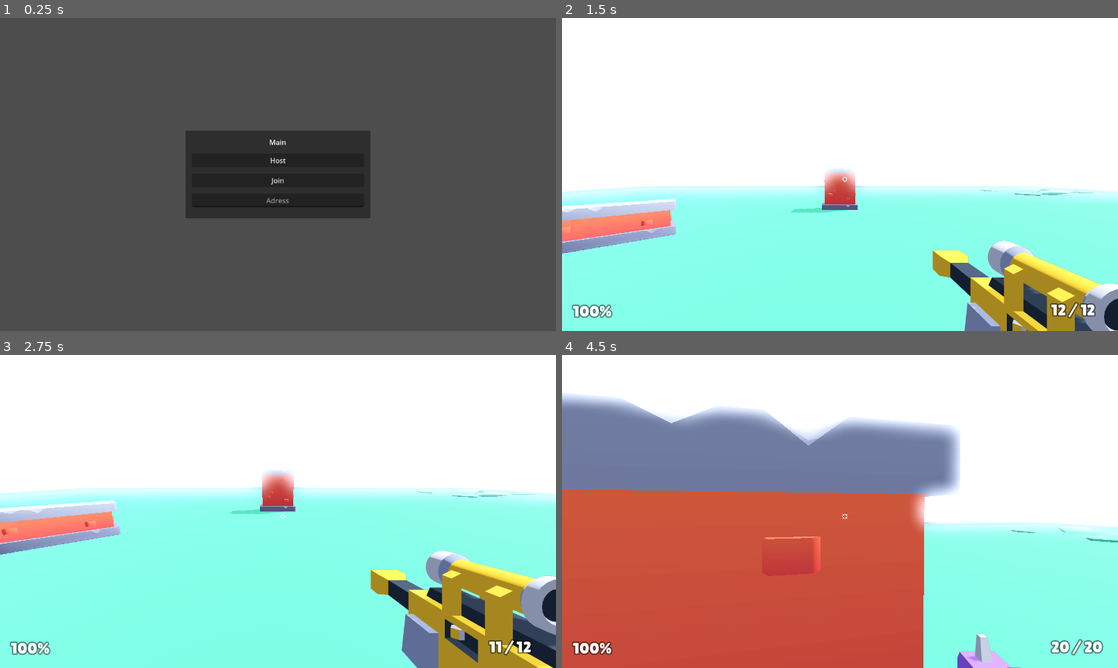
Above: before the commit, frames 1-4 (two rows, left to right).
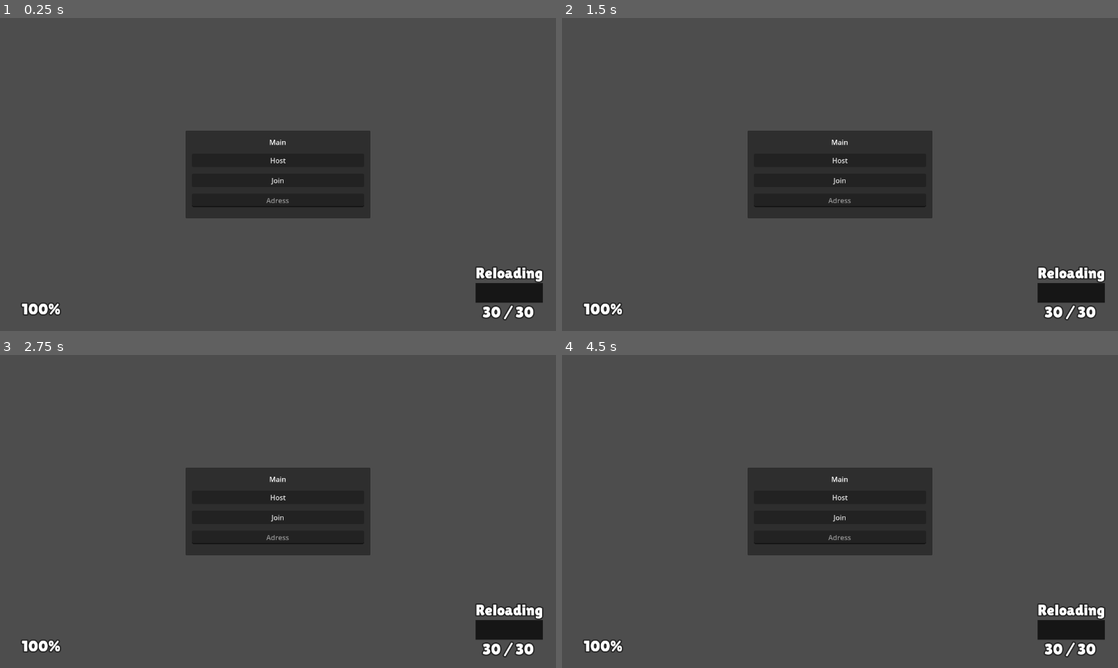
Above: after the commit, the same moments.

Repository: maidangkhanh/Blasher
Game: Godot game, scene res://scenes/main.tscn
Same seed, same stepped clock (60 frames per second), same inputs: the game is played once before the commit and once after it.
Inputs (mouse positions are in pixels of both pictures, inside the frame that each line leads up to):
- Up to frame 1 (0.25 s): no input
- Up to frame 2 (1.5 s): click (840, 199) at 0.52 s; type "12" at 0.6 s; click "Host" at 1.25 s
- Up to frame 3 (2.75 s): click (278, 517) at 2 s, where only the run after the commit has a clickable "Join"
- Up to frame 4 (4.5 s): tap Enter at 2.75 s; move the mouse to (867, 511) at 2.77 s; hold W (move_forward) from 2.78 s (still down); click (867, 511) at 2.85 s; tap Space (jump) at 3.02, 3.77 s; move the mouse to (812, 511) at 3.52 s; tap Tab (scoreboard) at 3.6 s; move the mouse to (851, 505) at 4.27 s; tap E (weapon_toggle) at 4.35 s

The runs differ from the first frame. In frame 1, 1.6% of the frame differs, in the area x 3-98%, y 79-97%; in frame 2, 100%; in frame 3, 100%; in frame 4, 100%, in the area x 0-100%, y 0-100%.
Error before the commit: Assertion failed: UPNP Discover Failed! Error 24 (res://scenes/main.gd:61)

Commit message:
Add game Icon and fix gun crosshair

Diff:
--- a/Starter-Kit-FPS-44334edba0bd0d6efa00fbe5c6fe5b5813655302/project.godot
+++ b/Starter-Kit-FPS-44334edba0bd0d6efa00fbe5c6fe5b5813655302/project.godot
@@ -14,9 +14,9 @@
 config/tags=PackedStringArray("starterkit")
 run/main_scene="res://scenes/main.tscn"
 config/features=PackedStringArray("4.1", "Forward Plus")
-boot_splash/bg_color=Color(0.92549, 0.92549, 0.960784, 1)
-boot_splash/image="res://splash-screen.png"
-config/icon="res://icon.png"
+boot_splash/bg_color=Color(0.194349, 0.194349, 0.194349, 0.352941)
+boot_splash/image="res://blaster_icon.png"
+config/icon="res://blaster_icon.png"
 
 [autoload]
 
--- a/Starter-Kit-FPS-44334edba0bd0d6efa00fbe5c6fe5b5813655302/scenes/main.tscn
+++ b/Starter-Kit-FPS-44334edba0bd0d6efa00fbe5c6fe5b5813655302/scenes/main.tscn
@@ -75,95 +75,104 @@
 alignment = 1
 
 [node name="HUD" type="Control" parent="CanvasLayer"]
-visible = false
 layout_mode = 3
-anchors_preset = 0
-offset_right = 40.0
-offset_bottom = 40.0
+anchors_preset = 15
+anchor_right = 1.0
+anchor_bottom = 1.0
+grow_horizontal = 2
+grow_vertical = 2
+size_flags_horizontal = 3
+size_flags_vertical = 3
 script = ExtResource("2_hgkro")
 
 [node name="Health" type="Label" parent="CanvasLayer/HUD"]
+layout_mode = 1
+anchors_preset = 2
+anchor_top = 1.0
+anchor_bottom = 1.0
+offset_left = 50.0
+offset_top = -75.0
+offset_right = 140.0
+offset_bottom = -30.0
+grow_vertical = 0
+size_flags_horizontal = 0
+size_flags_vertical = 8
+text = "100%"
+label_settings = SubResource("LabelSettings_hjpmg")
+vertical_alignment = 2
+
+[node name="Crosshair" type="TextureRect" parent="CanvasLayer/HUD"]
 layout_mode = 1
 anchors_preset = 8
 anchor_left = 0.5
 anchor_top = 0.5
 anchor_right = 0.5
 anchor_bottom = 0.5
-offset_left = 5.0
-offset_top = 630.0
-offset_right = 95.0
-offset_bottom = 675.0
-grow_horizontal = 2
-grow_vertical = 2
-size_flags_horizontal = 0
-size_flags_vertical = 8
-text = "100%"
-label_settings = SubResource("LabelSettings_hjpmg")
-vertical_alignment = 2
-
-[node name="Crosshair" type="TextureRect" parent="CanvasLayer/HUD"]
-layout_mode = 0
-offset_left = 640.0
-offset_top = 360.0
-offset_right = 640.0
-offset_bottom = 360.0
+offset_left = -20.0
+offset_top = -20.0
+offset_right = 20.0
+offset_bottom = 20.0
+grow_horizontal = 2
+grow_vertical = 2
 scale = Vector2(0.35, 0.35)
+pivot_offset = Vector2(64, 64)
 size_flags_horizontal = 4
 size_flags_vertical = 4
 
 [node name="Gun HUD" type="Control" parent="CanvasLayer/HUD"]
-anchors_preset = 0
-offset_right = 40.0
-offset_bottom = 40.0
+layout_mode = 1
+anchors_preset = 15
+anchor_right = 1.0
+anchor_bottom = 1.0
+grow_horizontal = 2
+grow_vertical = 2
 
 [node name="ReloadingText" type="Label" parent="CanvasLayer/HUD/Gun HUD"]
-visible = false
-layout_mode = 1
-anchors_preset = 8
-anchor_left = 0.5
-anchor_top = 0.5
-anchor_right = 0.5
-anchor_bottom = 0.5
-offset_left = 1088.0
-offset_top = 530.0
-offset_right = 1243.0
-offset_bottom = 575.0
-grow_horizontal = 2
-grow_vertical = 2
+layout_mode = 1
+anchors_preset = 3
+anchor_left = 1.0
+anchor_top = 1.0
+anchor_right = 1.0
+anchor_bottom = 1.0
+offset_left = -185.0
+offset_top = -155.0
+offset_right = -30.0
+offset_bottom = -110.0
+grow_horizontal = 0
+grow_vertical = 0
 text = "Reloading"
 label_settings = SubResource("LabelSettings_hwgvc")
 
 [node name="ReloadingBar" type="ProgressBar" parent="CanvasLayer/HUD/Gun HUD"]
-visible = false
-layout_mode = 1
-anchors_preset = 8
-anchor_left = 0.5
-anchor_top = 0.5
-anchor_right = 0.5
-anchor_bottom = 0.5
-offset_left = 1088.0
-offset_top = 580.0
-offset_right = 1243.0
-offset_bottom = 625.0
-grow_horizontal = 2
-grow_vertical = 2
+layout_mode = 1
+anchors_preset = 3
+anchor_left = 1.0
+anchor_top = 1.0
+anchor_right = 1.0
+anchor_bottom = 1.0
+offset_left = -185.0
+offset_top = -110.0
+offset_right = -30.0
+offset_bottom = -65.0
+grow_horizontal = 0
+grow_vertical = 0
 theme_override_styles/background = SubResource("StyleBoxFlat_3h1bp")
 theme_override_styles/fill = SubResource("StyleBoxFlat_gbcyq")
 show_percentage = false
 
 [node name="Ammo" type="Label" parent="CanvasLayer/HUD/Gun HUD"]
 layout_mode = 1
-anchors_preset = 8
-anchor_left = 0.5
-anchor_top = 0.5
-anchor_right = 0.5
-anchor_bottom = 0.5
-offset_left = 1106.0
-offset_top = 630.0
-offset_right = 1225.0
-offset_bottom = 675.0
-grow_horizontal = 2
-grow_vertical = 2
+anchors_preset = 3
+anchor_left = 1.0
+anchor_top = 1.0
+anchor_right = 1.0
+anchor_bottom = 1.0
+offset_left = -169.0
+offset_top = -65.0
+offset_right = -50.0
+offset_bottom = -20.0
+grow_horizontal = 0
+grow_vertical = 0
 text = "30 / 30"
 label_settings = SubResource("LabelSettings_hwgvc")
 
Binary file added: Starter-Kit-FPS-44334edba0bd0d6efa00fbe5c6fe5b5813655302/blaster_icon.png
Not shown, changed: Starter-Kit-FPS-44334edba0bd0d6efa00fbe5c6fe5b5813655302/blaster_icon.png.import
Binary file removed: Starter-Kit-FPS-44334edba0bd0d6efa00fbe5c6fe5b5813655302/icon.png
Not shown, removed: Starter-Kit-FPS-44334edba0bd0d6efa00fbe5c6fe5b5813655302/icon.png.import
Binary file removed: Starter-Kit-FPS-44334edba0bd0d6efa00fbe5c6fe5b5813655302/splash-screen.png
Binary file changed: Starter-Kit-FPS-44334edba0bd0d6efa00fbe5c6fe5b5813655302/sprites/crosshair-sniper.png
Binary file changed: Starter-Kit-FPS-44334edba0bd0d6efa00fbe5c6fe5b5813655302/sprites/crosshair-submachine.png
